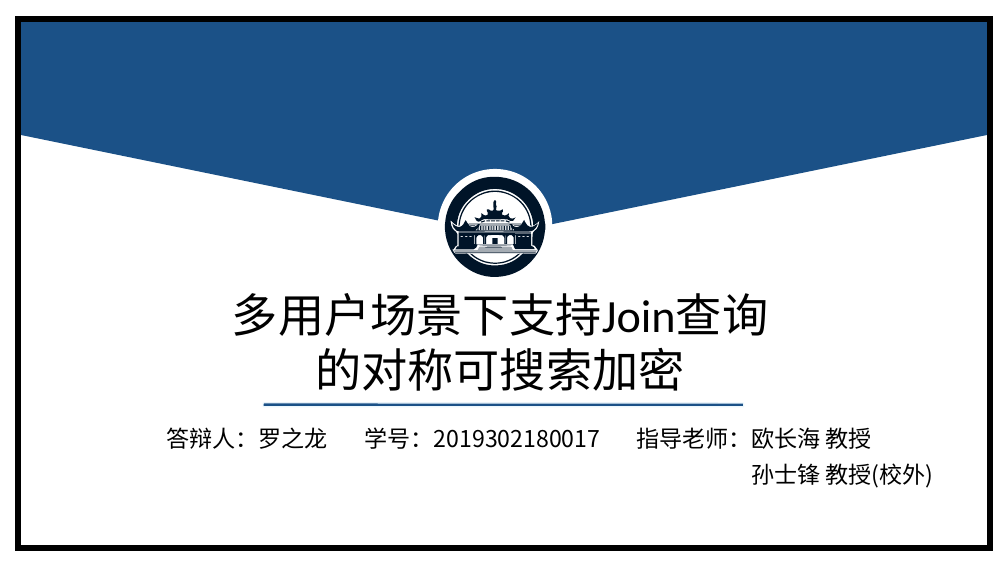
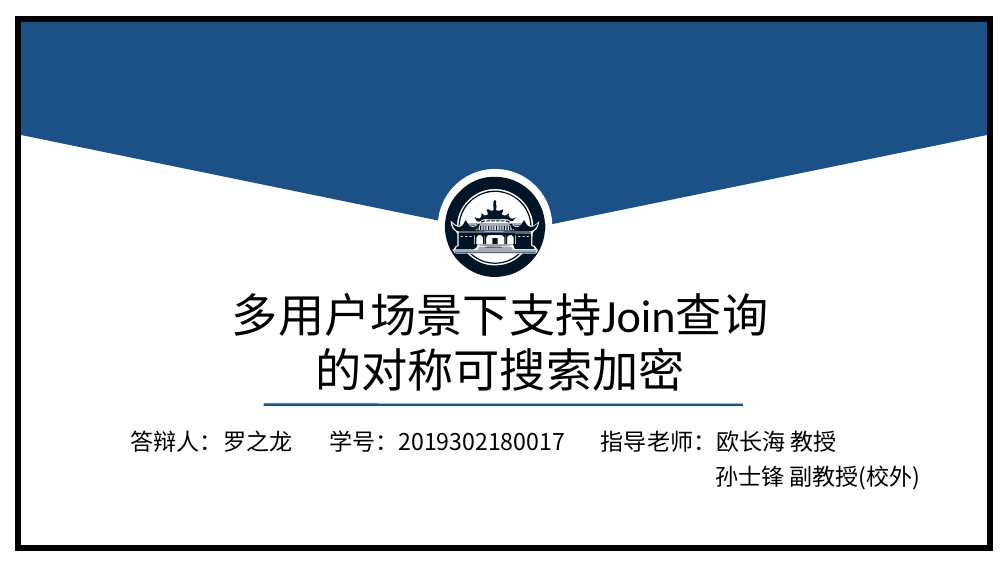
Before and after one commit to jerry-luo-zl/Searchable-Encrption-MC-JXT, a slide deck: slide 1 of pre/毕设答辩-罗之龙.pptx. Drawn at 1008x567 pixels with LibreOffice and Linux fonts; fonts in the diff are those of the drawing. Boxes give left, top, right and bottom in pixels: in the first picture for what was removed or moved away, otherwise in the second. Text is boxed around its words. In the diff, an @@ line names an element or a change of style, - is before the commit and + after.

```diff
--- a/pre/毕设答辩-罗之龙.pptx
+++ b/pre/毕设答辩-罗之龙.pptx
@@ 3 texts moved together from (x1=166, y1=427, x2=872, y2=449) to (x1=131, y1=430, x2=837, y2=452) @@
@@ text at (x1=715, y1=465, x2=921, y2=490): text changed @@
-孙士锋 教授(校外)
+孙士锋 副教授(校外)
```
Also in this commit, not shown: 12 other slides changed, 1 slide removed, 9 other files.
